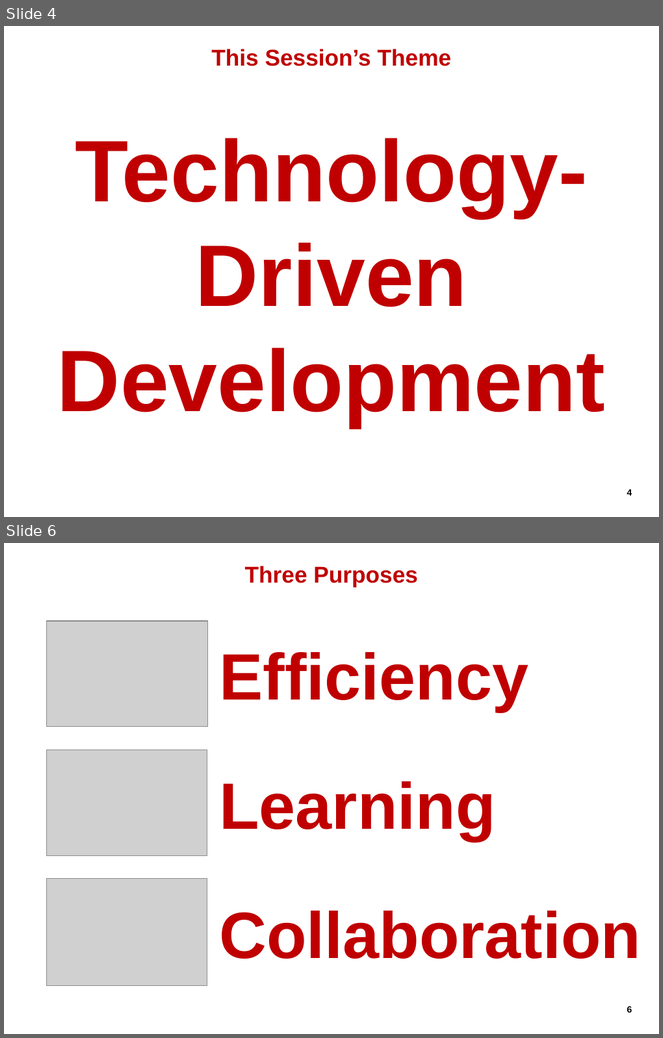
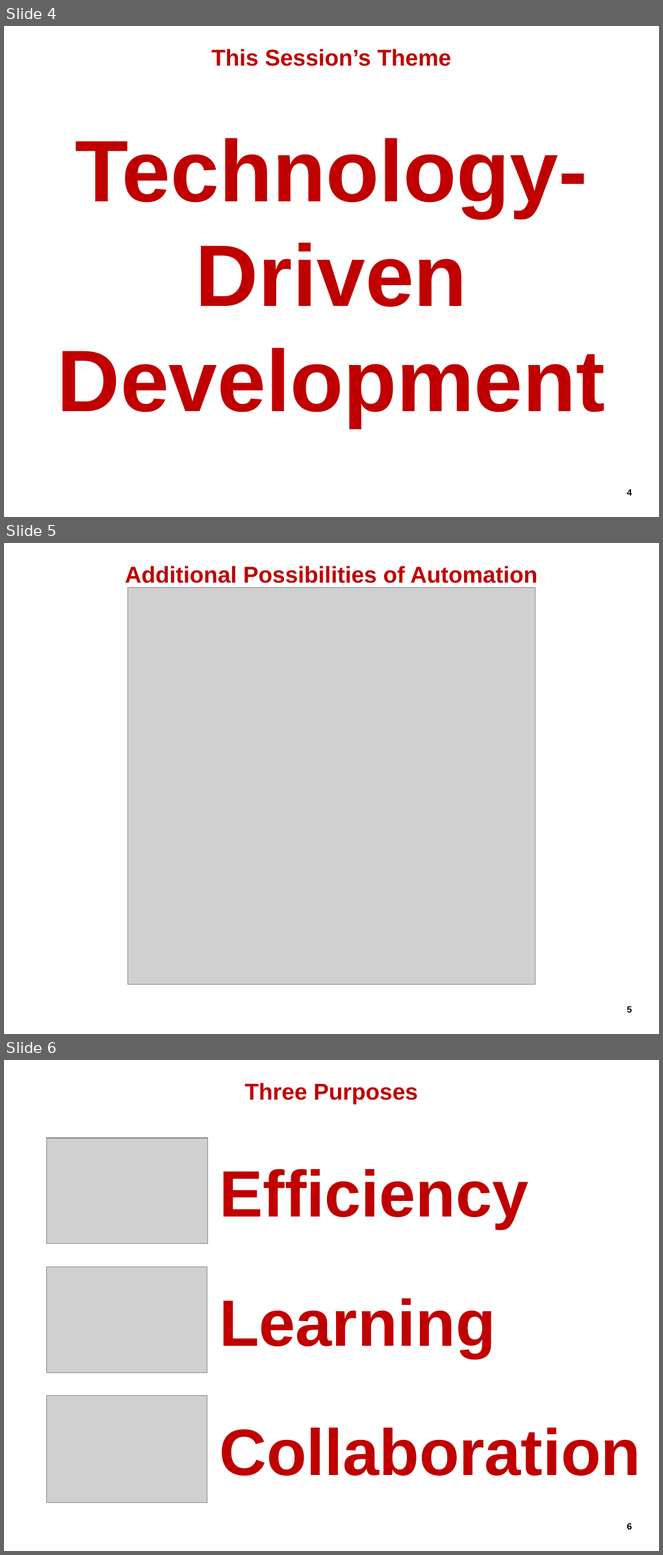
Before and after one commit to hageyahhoo/agile2014, a slide deck: presentations/TechnologyDrivenDevelopment.pptx. Shown one above the other, each under a label of ours: slides 4 and 6 before the commit, slides 4, 5 and 6 after it; the slides between them are not shown. The pictures are 663x1038 and 663x1555 pixels, drawn with LibreOffice and Linux fonts; fonts in the diff are those of the drawing; grey boxes stand for pictures; background and template pictures are left out. Boxes give left, top, right and bottom in pixels: in the first picture for what was removed or moved away, otherwise in the second. Text is boxed around its words. In the diff, an @@ line names an element or a change of style, - is before the commit and + after.

```diff
--- a/presentations/TechnologyDrivenDevelopment.pptx
+++ b/presentations/TechnologyDrivenDevelopment.pptx
@@ slide 5 added at box(4, 543, 659, 1034), background #FFFFFF; not listed: 1 template element that a slide beside it also shows @@
@@ title added at box(29, 561, 633, 587), outline #FFFFFF 0.75 pt, 25.2 pt, text #C00000, bold @@
+Additional Possibilities of Automation
@@ picture added at box(128, 588, 535, 985) @@
```
Also in this commit, not shown: 2 slides changed, 5 other slides added, 3 slides removed.
